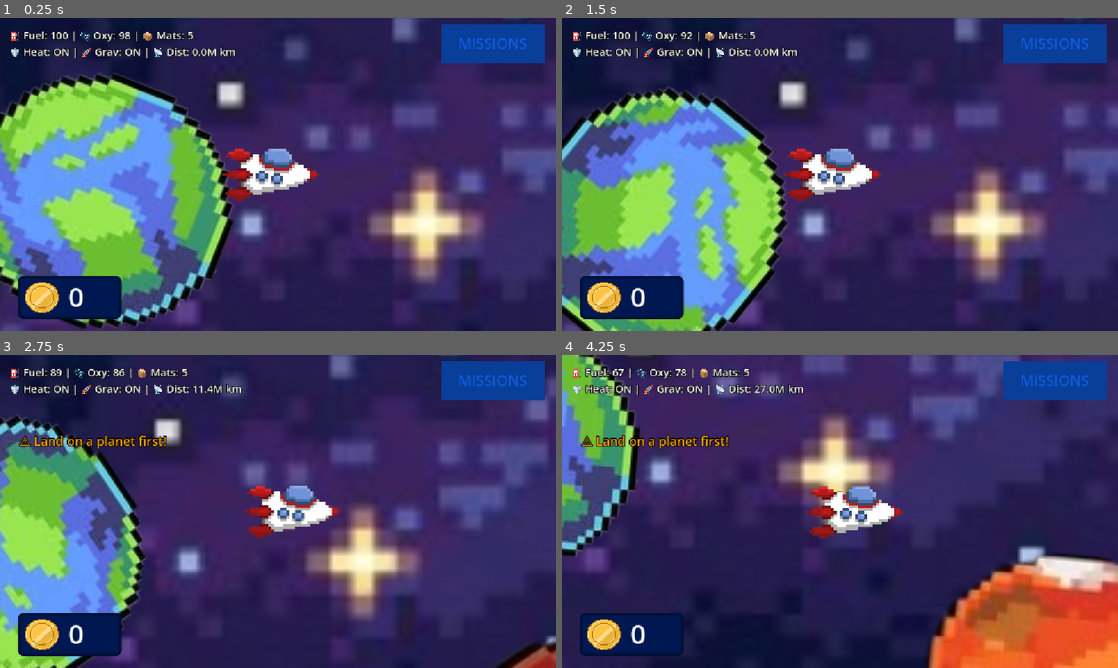
Above: before the commit, frames 1-4 (two rows, left to right).
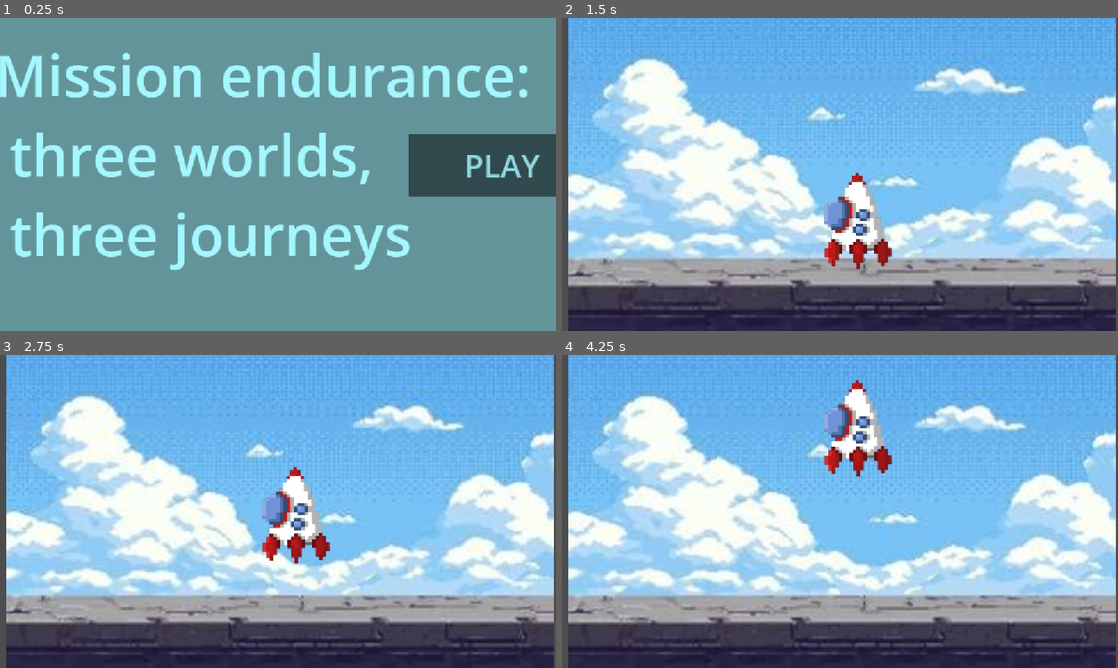
Above: after the commit, the same moments.

Repository: semvgo/nasa-project
Game: Godot game, scene res://iniciopantalla.tscn
Same seed, same stepped clock (60 frames per second), same inputs: the game is played once before the commit and once after it. Before the commit the project starts from res://espacio inicio.tscn.
Inputs (mouse positions are in pixels of both pictures, inside the frame that each line leads up to):
- Up to frame 1 (0.25 s): no input
- Up to frame 2 (1.5 s): click "MISSIONS" (after the commit: "PLAY") at 0.5 s; click (745, 227) at 1.25 s, where only the run after the commit has a clickable "use"
- Up to frame 3 (2.75 s): tap Enter (ui_accept) at 2, 2.27, 2.57 s; hold D from 2.03 s (still down); tap Space (ui_select) at 2.1 s; tap Tab at 2.3 s
- Up to frame 4 (4.25 s): release D at 2.78 s; hold S 2.78-3.53 s; tap Tab at 2.85 s; tap Enter (ui_accept) at 3.02, 3.32 s; tap M at 3.05 s; hold D from 3.53 s (still down); hold M from 3.53 s (still down); tap C at 3.8 s

The runs differ from the first frame. In frame 1, 99% of the frame differs, in the area x 0-100%, y 0-100%; in frame 2, 94%; in frame 3, 94%; in frame 4, 97%.
Error before the commit: Invalid access to property or key 'pressed' on a base object of type 'null instance'. (res://misiones.gd:4)

Commit message:
finalizado

Diff:
--- a/button.gd
+++ b/button.gd
@@ -1,11 +1,14 @@
 extends Button
-@onready var panel = $"../Panel"
 
 func _ready():
-	panel.visible = false
-	$".".pressed.connect(abrir_panel)
-	$"../Panel/Button".pressed.connect(cerrar_panel)
-func abrir_panel():
-	panel.visible = true
-func cerrar_panel():
-	panel.visible = false
+	mouse_filter = Control.MOUSE_FILTER_STOP
+	pressed.connect(_al_presionar)
+
+func _al_presionar():
+	# Si este es el botón principal (hijo de "misiones"), abre o cierra el Panel
+	if has_node("../Panel"):
+		var panel = get_node("../Panel")
+		panel.visible = not panel.visible
+	# Si este botón está adentro del Panel (el de cerrar), oculta el Panel
+	elif get_parent() is Panel:
+		get_parent().visible = false
--- a/elegi_tu_cohete.gd
+++ b/elegi_tu_cohete.gd
@@ -2,26 +2,52 @@
 
 signal cambiar_Textura(ruta_imagen)
 
-@onready
-var boton1 = $cohete1/botoncohete1
-@onready
-var boton2 = $cohete2/botoncohete2
-var money = 50
+@onready var boton1 = $cohete1/botoncohete1
+@onready var boton2 = $cohete2/botoncohete2
 
 func _ready():
 	boton1.pressed.connect(boton1_Pressed)
 	boton2.pressed.connect(boton2_Pressed)
 
+	# Si ya compró el cohete 2 antes, el botón dice "use" en vez de cobrar de nuevo
+	if Global1.ship2_unlocked:
+		boton2.text = "use"
+
+	actualizar_texto_monedas()
+
 func boton1_Pressed():
 	Global1.selected_ship = 1
+	# El cohete 1 básico solo tiene propulsor básico (para Marte), pero no escudo térmico
+	Global1.has_gravity_thrusters = true
+	Global1.has_heat_shield = false
 	cambiar_Textura.emit("res://images-removebg-preview.png")
-	# Salta a la escena del despegue en las nubes / tierra
-	get_tree().change_scene_to_file("res://espacio inicio.tscn")
+	get_tree().change_scene_to_file("res://vista tierra.tscn")
 
 func boton2_Pressed():
-	if money >= 50:
-		Global1.selected_ship = 2
-		cambiar_Textura.emit("res://rocket-removebg-preview.png")
-		money -= 10
-		# Salta a la escena del despegue en las nubes / tierra
-		get_tree().change_scene_to_file("res://node_2d.tscn")
+	# Si ya lo había comprado antes, lo usa gratis:
+	if Global1.ship2_unlocked:
+		usar_cohete_2()
+	# Si no lo ha comprado, verifica si ya ganó al menos 10 monedas en las misiones:
+	elif Global1.coins >= 10:
+		Global1.coins -= 10
+		Global1.monedas = Global1.coins
+		Global1.ship2_unlocked = true
+		boton2.text = "use"
+		actualizar_texto_monedas()
+		usar_cohete_2()
+
+func usar_cohete_2():
+	Global1.selected_ship = 2
+	# El cohete 2 mejorado incluye Escudo de Calor y Propulsores de Gravedad (aterriza en Venus y Mercurio)
+	Global1.has_heat_shield = true
+	Global1.has_gravity_thrusters = true
+	cambiar_Textura.emit("res://rocket-removebg-preview.png")
+	get_tree().change_scene_to_file("res://vista tierra.tscn")
+
+func actualizar_texto_monedas():
+	# Si hay un nodo "monedas" en esta pantalla, también le pone las monedas actuales de Global1
+	var raiz = get_tree().current_scene
+	if raiz != null:
+		for hijo in raiz.find_children("*", "Label", true, false):
+			if hijo.get_parent().name == "monedas" or hijo.name == "monedas":
+				hijo.text = str(Global1.coins)
--- a/espacio inicio.tscn
+++ b/espacio inicio.tscn
@@ -10,7 +10,6 @@
 [ext_resource type="Texture2D" uid="uid://dkvq6pkelob3n" path="res://images-removebg-preview.png" id="7_1dmnw"]
 [ext_resource type="Script" uid="uid://b6t1655b31tqm" path="res://jugador.gd" id="9_aaghl"]
 [ext_resource type="PackedScene" uid="uid://bvbqqhbucextk" path="res://monedas.tscn" id="10_84ekw"]
-[ext_resource type="PackedScene" uid="uid://dcqbiqanustmu" path="res://misiones.tscn" id="11_csiac"]
 
 [sub_resource type="CircleShape2D" id="CircleShape2D_5m0q7"]
 radius = 81.601845
@@ -133,10 +132,3 @@
 scale = Vector2(1.112697, 1.0520697)
 pivot_offset = Vector2(831.60376, 48.18182)
 script = ExtResource("1_xbd3h")
-
-[node name="misiones" parent="CanvasLayer" unique_id=2020065519 instance=ExtResource("11_csiac")]
-offset_left = 912.99994
-offset_top = 12.000004
-offset_right = 913.0
-offset_bottom = 12.0
-scale = Vector2(0.6000004, 0.6)
--- a/global1.gd
+++ b/global1.gd
@@ -2,14 +2,28 @@
 
 # Recursos principales (English)
 var selected_ship = 1
-var fuel = 100.0
-var oxygen = 100.0
+var fuel = 1000.0
+var oxygen = 1000.0
 var materials = 5
+var coins = 0 # Inicia con 0 monedas
+var ship2_unlocked = false # Guarda si ya compró el cohete 2
 
-# OBJETOS PARA PASAR GRAVEDAD Y CALOR
-var has_heat_shield = false       # Objeto 1: Escudo contra el calor (Heat Shield)
-var has_gravity_thrusters = false # Objeto 2: Propulsor contra la gravedad (Gravity Thrusters)
+# Objetos para pasar gravedad y calor
+var has_heat_shield = false
+var has_gravity_thrusters = false
 
-
+# Alias en español
+var nave_elegida = 1
+var gasolina = 1000.0
+var oxigeno = 1000.0
+var materiales = 15
+var monedas = 0
 var escudo_calor = true
 var propulsor_gravedad = true
+
+# --- PROGRESO DE LAS 4 MISIONES ---
+var mars_materials_delivered = 0
+var mission_1_done = false # 1. Take 5 materials to Mars
+var mission_2_done = false # 2. Go to Mercury and land
+var mission_3_done = false # 3. Take materials to any planet
+var mission_4_done = false # 4. Go to Venus
--- a/jugador.gd
+++ b/jugador.gd
@@ -13,9 +13,13 @@
 
 var message_ui: Label = null
 var hud_ui: Label = null
+var missions_panel: Panel = null
+var missions_label: Label = null
 
 var fuel_consumption = 15.0
 var oxygen_consumption = 5.0
+
+var offset_rotacion_cohete2 = 0.0
 
 var nasa_data = {
 	"Tierra": {"name_en": "Earth", "gravity": "9.83 m/s²", "escape_vel": 11.19, "escape_fuel": 11.0, "needs_heat": false, "needs_gravity": false},
@@ -33,36 +37,112 @@
 		initial_fuel = Global1.fuel
 		initial_oxygen = Global1.oxygen
 		initial_materials = Global1.materials
-		var p1 = "res://cohete1.png"
-		var p2 = "res://cohete2.png"
+
+		var p1 = "res://images-removebg-preview.png"
+		var p2 = "res://rocket-removebg-preview.png"
+		var tex_original_size = $Cohete.texture.get_size() if $Cohete.texture != null else Vector2(200, 200)
+		var escala_original = $Cohete.scale
+
 		if Global1.selected_ship == 1 and ResourceLoader.exists(p1):
 			$Cohete.texture = load(p1)
 		elif Global1.selected_ship == 2 and ResourceLoader.exists(p2):
-			$Cohete.texture = load(p2)
+			var nueva_tex = load(p2)
+			$Cohete.texture = nueva_tex
+			if nueva_tex != null and nueva_tex.get_width() > 0:
+				var factor = tex_original_size.x / float(nueva_tex.get_width())
+				$Cohete.scale = escala_original * factor
+			$Cohete.rotation_degrees = offset_rotacion_cohete2
 
 	var layer = CanvasLayer.new()
-	layer.layer = 100
+	layer.layer = 120 # Por encima de todo para que el botón siempre reciba clics
 	add_child(layer)
 
+	# 1. HUD de recursos
 	hud_ui = Label.new()
-	hud_ui.position = Vector2(20, 20)
-	hud_ui.add_theme_font_size_override("font_size", 22)
+	hud_ui.position = Vector2(210, 15)
+	hud_ui.mouse_filter = Control.MOUSE_FILTER_IGNORE
+	hud_ui.add_theme_font_size_override("font_size", 20)
 	hud_ui.add_theme_color_override("font_color", Color.WHITE)
 	hud_ui.add_theme_color_override("font_outline_color", Color.BLACK)
 	hud_ui.add_theme_constant_override("outline_size", 6)
 	layer.add_child(hud_ui)
 
+	# 2. Mensajes de aterrizaje
 	message_ui = Label.new()
-	message_ui.position = Vector2(40, 160)
-	message_ui.add_theme_font_size_override("font_size", 26)
+	message_ui.position = Vector2(210, 95)
+	message_ui.mouse_filter = Control.MOUSE_FILTER_IGNORE
+	message_ui.add_theme_font_size_override("font_size", 24)
 	message_ui.add_theme_color_override("font_color", Color.YELLOW)
 	message_ui.add_theme_color_override("font_outline_color", Color.BLACK)
 	message_ui.add_theme_constant_override("outline_size", 8)
 	message_ui.hide()
 	layer.add_child(message_ui)
 
+	# 3. Botón directo para abrir/cerrar la lista de Misiones
+	var btn_missions = Button.new()
+	btn_missions.text = "📋 MISSIONS [TAB]"
+	btn_missions.position = Vector2(20, 80)
+	btn_missions.custom_minimum_size = Vector2(170, 42)
+	btn_missions.pressed.connect(_toggle_missions_list)
+	layer.add_child(btn_missions)
+
+	# 4. Ventana con la lista de las 4 misiones
+	missions_panel = Panel.new()
+	missions_panel.position = Vector2(20, 130)
+	missions_panel.custom_minimum_size = Vector2(440, 220)
+	missions_panel.visible = false
+	layer.add_child(missions_panel)
+
+	missions_label = Label.new()
+	missions_label.position = Vector2(18, 14)
+	missions_label.add_theme_font_size_override("font_size", 19)
+	missions_label.add_theme_color_override("font_color", Color.WHITE)
+	missions_panel.add_child(missions_label)
+
+	var btn_close = Button.new()
+	btn_close.text = "X"
+	btn_close.position = Vector2(395, 8)
+	btn_close.custom_minimum_size = Vector2(35, 30)
+	btn_close.pressed.connect(func(): missions_panel.visible = false)
+	missions_panel.add_child(btn_close)
+
+	actualizar_texto_misiones()
+	sincronizar_ui_amigo()
+
+func _input(event):
+	if event is InputEventKey and event.pressed and not event.echo and event.keycode == KEY_TAB:
+		_toggle_missions_list()
+
+func _toggle_missions_list():
+	if missions_panel != null:
+		actualizar_texto_misiones()
+		missions_panel.visible = not missions_panel.visible
+
+func actualizar_texto_misiones():
+	if missions_label == null or get_node_or_null("/root/Global1") == null:
+		return
+	var c1 = "✅" if Global1.mission_1_done else "⬜"
+	var c2 = "✅" if Global1.mission_2_done else "⬜"
+	var c3 = "✅" if Global1.mission_3_done else "⬜"
+	var c4 = "✅" if Global1.mission_4_done else "⬜"
+
+	missions_label.text = "=== SPACE MISSIONS ===\n\n" + \
+		c1 + " 1. Take 5 materials to Mars (" + str(Global1.mars_materials_delivered) + "/5) [+10 Coins]\n" + \
+		c2 + " 2. Go to Mercury and land [+10 Coins]\n" + \
+		c3 + " 3. Take materials to any planet [+5 Coins]\n" + \
+		c4 + " 4. Go to Venus [+5 Coins]"
+
 func _physics_process(delta):
 	if get_node_or_null("/root/Global1") == null:
+		return
+
+	sincronizar_ui_amigo()
+
+	if Input.is_key_pressed(KEY_M):
+		Global1.fuel = initial_fuel
+		Global1.oxygen = initial_oxygen
+		Global1.materials = initial_materials
+		get_tree().change_scene_to_file("res://interfazelegir cohete.tscn")
 		return
 
 	if is_dead:
@@ -77,18 +157,18 @@
 	var dist_mkm = snapped(global_position.length() / 30.0, 0.1)
 	var h_st = "ON" if (Global1.has_heat_shield or Global1.escudo_calor) else "OFF"
 	var g_st = "ON" if (Global1.has_gravity_thrusters or Global1.propulsor_gravedad) else "OFF"
-	hud_ui.text = "⛽ Fuel: " + str(int(Global1.fuel)) + " | 🫧 Oxy: " + str(int(Global1.oxygen)) + " | 📦 Mats: " + str(Global1.materials) + "\n🛡️ Heat: " + h_st + " | 🚀 Grav: " + g_st + " | 📡 Dist: " + str(dist_mkm) + "M km"
+	hud_ui.text = "⛽ Fuel: " + str(int(Global1.fuel)) + " | 🫧 Oxy: " + str(int(Global1.oxygen)) + " | 📦 Mats: " + str(Global1.materials) + " | 🪙 Coins: " + str(Global1.coins) + "\n🛡️ Heat: " + h_st + " | 🚀 Grav: " + g_st + " | 📡 Dist: " + str(dist_mkm) + "M km | [M]: Rocket Shop"
 
 	if is_landed:
-		if (current_planet_name == "Tierra" or current_planet_name == "Earth") and Input.is_key_pressed(KEY_C):
-			get_tree().change_scene_to_file("res://interfazelegir cohete.tscn")
 		velocity = Vector2.ZERO
 		if Input.is_action_just_pressed("ui_select"):
 			if not landing_approved:
 				mostrar_msg("🚫 BLOCKED: Missing Heat/Gravity items!\n[ENTER]: Leave Orbit", Color.RED)
 			elif Global1.materials > 0:
 				Global1.materials -= 1
-				mostrar_msg("📦 Material Delivered! (" + str(Global1.materials) + " left)\n[SPACE]: Deliver | [ENTER]: Take Off", Color.CYAN)
+				var bonus_txt = verificar_misiones_materiales(current_planet_name)
+				actualizar_texto_misiones()
+				mostrar_msg("📦 Material Delivered! (" + str(Global1.materials) + " left)" + bonus_txt + "\n[SPACE]: Deliver | [ENTER]: Take Off", Color.CYAN)
 			else:
 				mostrar_msg("⚠️ No materials left! [ENTER]: Take Off", Color.ORANGE)
 
@@ -110,19 +190,34 @@
 		morir("Out of Oxygen!")
 		return
 
+	var extra_rot = offset_rotacion_cohete2 if Global1.selected_ship == 2 else 0.0
 	var dir = Vector2.ZERO
+
 	if Input.is_key_pressed(KEY_D):
 		dir.x += 1
-		$Cohete.rotation_degrees = 0
+		$Cohete.flip_h = false
+		$Cohete.flip_v = false
+		$Cohete.rotation_degrees = 0.0 + extra_rot
 	if Input.is_key_pressed(KEY_A):
 		dir.x -= 1
-		$Cohete.rotation_degrees = 180
+		if extra_rot == 0.0:
+			$Cohete.flip_h = true
+			$Cohete.flip_v = false
+			$Cohete.rotation_degrees = 0.0
+		else:
+			$Cohete.flip_h = false
+			$Cohete.rotation_degrees = 180.0 + extra_rot
 	if Input.is_key_pressed(KEY_W):
 		dir.y -= 1
-		$Cohete.rotation_degrees = -90
+		$Cohete.flip_h = false
+		$Cohete.flip_v = false
+		$Cohete.rotation_degrees = -90.0 + extra_rot
 	if Input.is_key_pressed(KEY_S):
 		dir.y += 1
-		$Cohete.rotation_degrees = 90
+		$Cohete.flip_h = false
+		$Cohete.flip_v = false
+		$Cohete.rotation_degrees = 90.0 + extra_rot
+
 	if dir != Vector2.ZERO:
 		Global1.fuel -= fuel_consumption * delta
 		velocity = dir.normalized() * movement_speed
@@ -144,30 +239,66 @@
 
 	if Input.is_action_just_pressed("ui_select"):
 		mostrar_msg("⚠️ Land on a planet first!", Color.ORANGE)
-		$"../misiones".global_position = global_position + Vector2(-500, -300)
-
 
 func revisar_planeta(key: String):
 	var has_h = Global1.has_heat_shield or Global1.escudo_calor
 	var has_g = Global1.has_gravity_thrusters or Global1.propulsor_gravedad
+	var mission_alert = ""
+
+	if key == "Venus" and not Global1.mission_4_done:
+		Global1.mission_4_done = true
+		dar_monedas(5)
+		mission_alert += "\n🏆 MISSION 4 COMPLETE: Go to Venus! (+5 Coins)"
+
 	if nasa_data.has(key):
 		var d = nasa_data[key]
 		var ok_h = (not d["needs_heat"]) or has_h
 		var ok_g = (not d["needs_gravity"]) or has_g
 		if ok_h and ok_g:
 			landing_approved = true
-			mostrar_msg("✅ LANDED ON " + d["name_en"].to_upper() + " (" + d["gravity"] + ")\n[SPACE]: Deliver | [ENTER]: Take Off (-" + str(d["escape_fuel"]) + " Fuel)", Color.GREEN)
-			if key == "Tierra" or key == "Earth":
-				message_ui.text += " | [C]: Change Ship"
+			if (key == "Mercurio" or key == "Mercury") and not Global1.mission_2_done:
+				Global1.mission_2_done = true
+				dar_monedas(10)
+				mission_alert += "\n🏆 MISSION 2 COMPLETE: Landed on Mercury! (+10 Coins)"
+			mostrar_msg("✅ LANDED ON " + d["name_en"].to_upper() + " (" + d["gravity"] + ")" + mission_alert + "\n[SPACE]: Deliver | [ENTER]: Take Off (-" + str(d["escape_fuel"]) + " Fuel)", Color.GREEN)
 		else:
 			landing_approved = false
 			var miss = []
 			if d["needs_heat"] and not has_h: miss.append("Heat Shield")
 			if d["needs_gravity"] and not has_g: miss.append("Gravity Thrusters")
-			mostrar_msg("🚫 LANDING DENIED ON " + d["name_en"].to_upper() + "!\nMissing: " + ", ".join(miss) + "\n[ENTER]: Leave | [R]: Retry", Color.ORANGE_RED)
+			mostrar_msg("🚫 LANDING DENIED ON " + d["name_en"].to_upper() + "!" + mission_alert + "\nMissing: " + ", ".join(miss) + "\n[ENTER]: Leave | [R]: Retry", Color.ORANGE_RED)
 	else:
 		landing_approved = true
-		mostrar_msg("✅ LANDED ON " + key.to_upper() + "\n[SPACE]: Deliver | [ENTER]: Take Off", Color.YELLOW)
+		mostrar_msg("✅ LANDED ON " + key.to_upper() + mission_alert + "\n[SPACE]: Deliver | [ENTER]: Take Off", Color.YELLOW)
+	actualizar_texto_misiones()
+
+func verificar_misiones_materiales(key: String) -> String:
+	var txt = ""
+	if key != "Tierra" and key != "Earth" and not Global1.mission_3_done:
+		Global1.mission_3_done = true
+		dar_monedas(5)
+		txt += "\n🏆 MISSION 3 COMPLETE: Delivered to a planet! (+5 Coins)"
+
+	if key == "Marte" or key == "Mars":
+		Global1.mars_materials_delivered += 1
+		if Global1.mars_materials_delivered >= 5 and not Global1.mission_1_done:
+			Global1.mission_1_done = true
+			dar_monedas(10)
+			txt += "\n🏆 MISSION 1 COMPLETE: 5 Materials on Mars! (+10 Coins)"
+		elif not Global1.mission_1_done:
+			txt += " [Mars: " + str(Global1.mars_materials_delivered) + "/5]"
+	return txt
+
+func dar_monedas(cantidad: int):
+	Global1.coins += cantidad
+	Global1.monedas = Global1.coins
+	sincronizar_ui_amigo()
+
+func sincronizar_ui_amigo():
+	var nodo_monedas = get_parent().get_node_or_null("CanvasLayer/monedas")
+	if nodo_monedas != null:
+		for hijo in nodo_monedas.find_children("*", "Label", true, false):
+			hijo.text = str(Global1.coins)
 
 func mostrar_msg(txt: String, col: Color):
 	message_ui.add_theme_color_override("font_color", col)
@@ -177,4 +308,4 @@
 func morir(reason: String):
 	is_dead = true
 	velocity = Vector2.ZERO
-	mostrar_msg("💀 MISSION FAILED: " + reason + "\nPress [R] to Retry", Color.RED)
+	mostrar_msg("💀 MISSION FAILED: " + reason + "\nPress [R] to Retry | [M]: Shop", Color.RED)
--- a/misiones.gd
+++ b/misiones.gd
@@ -1,7 +1,2 @@
-extends Control
-@onready var panel = $Panel
-func _ready():
-	$Button.pressed.connect(abrir_misiones)
-
-func abrir_misiones():
-	panel.visible = true
+extends Node
+func _ready(): pass
--- a/misiones.tscn
+++ b/misiones.tscn
@@ -71,7 +71,7 @@
 offset_right = 271.064
 offset_bottom = 247.76701
 theme_override_font_sizes/font_size = 27
-text = "2.Go to venus and land"
+text = "2.Go to mercury and land"
 
 [node name="Label3" type="Label" parent="Panel" unique_id=525925898]
 layout_mode = 1
@@ -83,8 +83,7 @@
 offset_right = 272.064
 offset_bottom = 394.76703
 theme_override_font_sizes/font_size = 27
-text = "4.Survive an solar
- flame"
+text = "4.Go to venus"
 
 [node name="Label" type="Label" parent="Panel" unique_id=1182302650]
 modulate = Color(0.09375, 0.07873535, 0.07873535, 1)
--- a/node_2d.tscn
+++ /dev/null
@@ -1,61 +0,0 @@
-[gd_scene format=3 uid="uid://c07mw1xmqv7sw"]
-
-[ext_resource type="PackedScene" uid="uid://c7x70tc8xe6rb" path="res://interfazelegir cohete.tscn" id="1_4d7sh"]
-[ext_resource type="Texture2D" uid="uid://dexkih6rdl2hv" path="res://Captura de pantalla 2026-11-14 123957.png" id="1_epypp"]
-[ext_resource type="Texture2D" uid="uid://ddr26gmchbkyy" path="res://ca18a14b-2491-497e-aa3d-37bb11d17aa6-removebg-preview.png" id="2_0hol4"]
-[ext_resource type="Script" uid="uid://23f6aepkp7qb" path="res://tierra.gd" id="3_q6r6c"]
-[ext_resource type="Texture2D" uid="uid://coufm3imbhxt5" path="res://Captura_de_pantalla_2026-11-14_130148-removebg-preview.png" id="4_kdubu"]
-[ext_resource type="Texture2D" uid="uid://bdvkyfuujh4ej" path="res://Captura_de_pantalla_2026-11-14_130152-removebg-preview.png" id="5_d21ai"]
-[ext_resource type="Texture2D" uid="uid://bc2e03yvkp40f" path="res://Captura_de_pantalla_2026-11-14_130155-removebg-preview.png" id="6_rj586"]
-[ext_resource type="Texture2D" uid="uid://dkvq6pkelob3n" path="res://images-removebg-preview.png" id="7_rj586"]
-
-[sub_resource type="GDScript" id="GDScript_rj586"]
-script/source = "extends Sprite2D
-"
-
-[node name="Node2D" type="Node2D" unique_id=1583194616]
-
-[node name="Control" parent="." unique_id=1282298026 instance=ExtResource("1_4d7sh")]
-
-[node name="espacio" type="Sprite2D" parent="." unique_id=135528357]
-position = Vector2(-2402, 136)
-scale = Vector2(25, 25)
-texture = ExtResource("1_epypp")
-
-[node name="tierra" type="Sprite2D" parent="." unique_id=248696901]
-position = Vector2(-1455, -474.00006)
-scale = Vector2(6.7769213, 6.3553567)
-texture = ExtResource("2_0hol4")
-script = ExtResource("3_q6r6c")
-
-[node name="mercurio" type="Sprite2D" parent="." unique_id=1117896738]
-position = Vector2(-7501, -1428.4357)
-scale = Vector2(-9.883127, -9.194624)
-texture = ExtResource("4_kdubu")
-region_enabled = true
-region_rect = Rect2(24, 25.5, 94, 99)
-script = ExtResource("3_q6r6c")
-
-[node name="venus" type="Sprite2D" parent="." unique_id=668828620]
-position = Vector2(-3517.9995, 1454)
-scale = Vector2(5.8465133, 6.5932913)
-texture = ExtResource("5_d21ai")
-script = ExtResource("3_q6r6c")
-
-[node name="marte" type="Sprite2D" parent="." unique_id=1822266597]
-position = Vector2(2188.9998, 1439)
-scale = Vector2(13.145189, 12.059425)
-texture = ExtResource("6_rj586")
-script = ExtResource("3_q6r6c")
-
-[node name="cohete" type="Sprite2D" parent="." unique_id=2092753215]
-position = Vector2(-836.9999, -1074)
-scale = Vector2(1.368, 1.237)
-texture = ExtResource("7_rj586")
-script = SubResource("GDScript_rj586")
-
-[node name="Camera2D" type="Camera2D" parent="cohete" unique_id=72322834]
-offset = Vector2(10, 10)
-zoom = Vector2(0.5, 0.5)
-position_smoothing_enabled = true
-rotation_smoothing_enabled = true
--- a/project.godot
+++ b/project.godot
@@ -11,7 +11,7 @@
 [application]
 
 config/name="Nasa project"
-run/main_scene="uid://8ns1g0142bjf"
+run/main_scene="uid://ca6071bhsuug4"
 config/features=PackedStringArray("4.7", "Forward Plus")
 config/icon="res://icon.svg"
 
